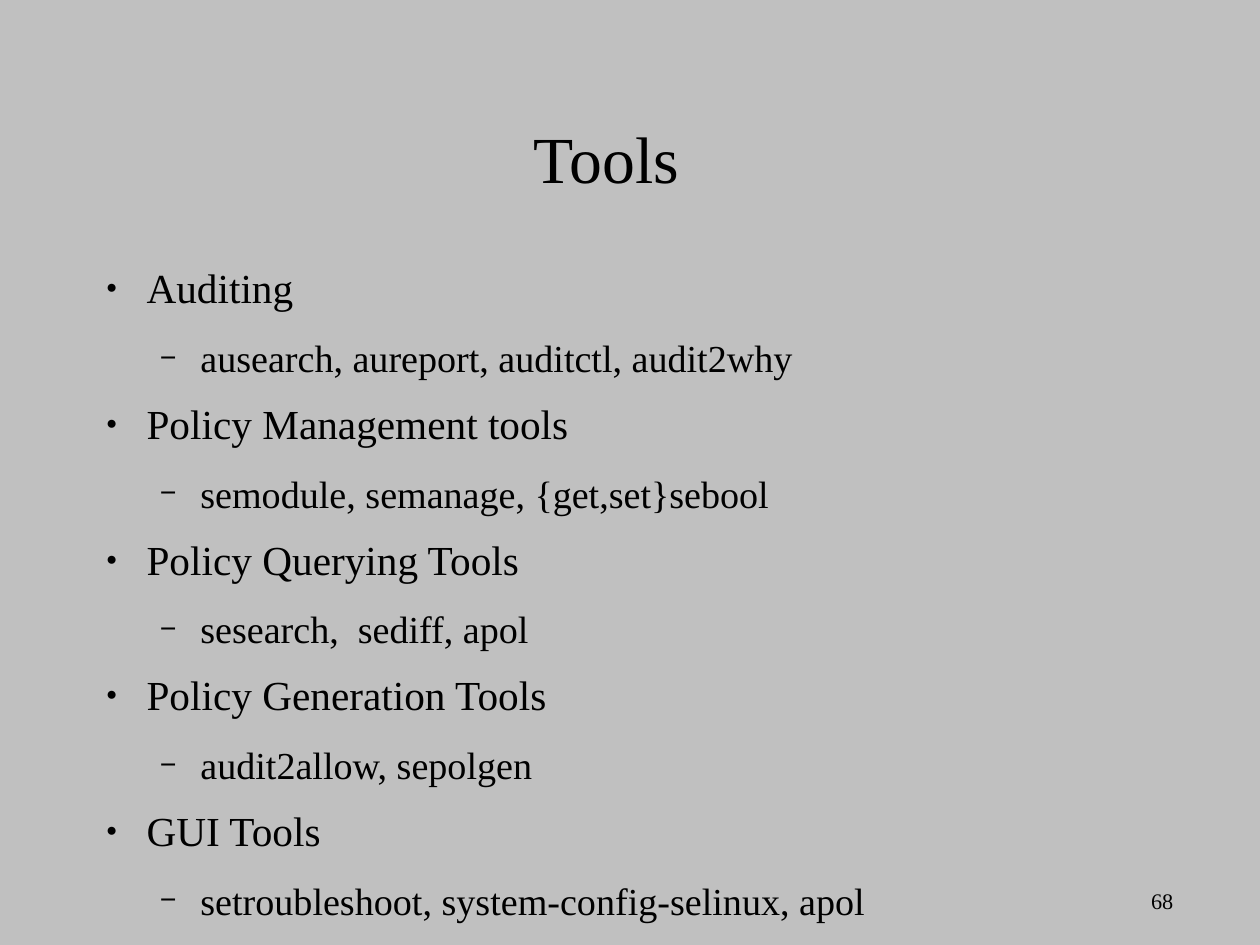
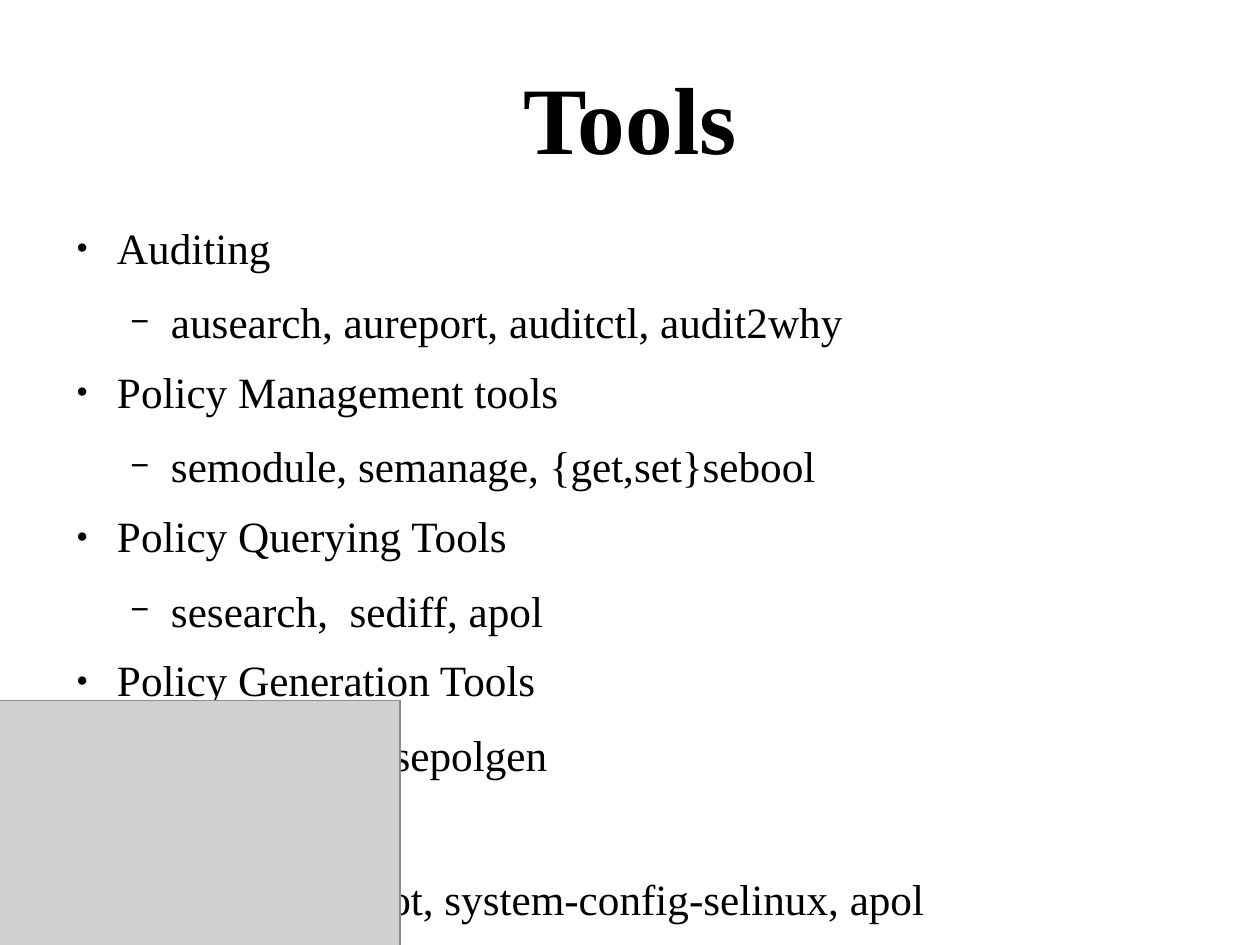
Before and after one commit to dpquigl/demystifying-selinux-part2, a slide deck: slide 68 of demystifying_selinux_part2_OSCON_19JUL2014.odp. Drawn at 1260x945 pixels with LibreOffice and Linux fonts; fonts in the diff are those of the drawing; grey boxes stand for pictures. Boxes give left, top, right and bottom in pixels: in the first picture for what was removed or moved away, otherwise in the second. Text is boxed around its words. In the diff, an @@ line names an element or a change of style, - is before the commit and + after.

Commit message:
Reformatted some of the slides to be in the proper format

```diff
--- a/demystifying_selinux_part2_OSCON_19JUL2014.odp
+++ b/demystifying_selinux_part2_OSCON_19JUL2014.odp
@@ background #C0C0C0 to #FFFFFF @@
@@ title "Tools": place and size @@
-title "Tools" at [534,137,679,184]
+title "Tools" at [523,88,736,155]
@@ title "Tools" at [523,88,736,155]: size 41.4 to 60 pt, bold on @@
@@ text "Auditing": place and size @@
-text "Auditing" at [147,274,865,922]
+text "Auditing" at [117,234,924,924]
@@ text "Auditing" at [117,234,924,924]: size 26 to 27.2 pt in "Auditing", "Policy Management tools", "Policy Querying Tools", "Policy Generation Tools" and 1 more places; size 24 to 27.2 pt in "ausearch, aureport, auditctl, audit2why", "semodule, semanage, {get,set}sebool", "sesearch, sediff, apol", "audit2allow, sepolgen" and 1 more places; indent changed @@
@@ picture added at [0,701,400,945] @@
@@ page number removed at [1151,894,1173,909] @@
-68
```
Also in this commit, not shown: 21 other slides changed.
